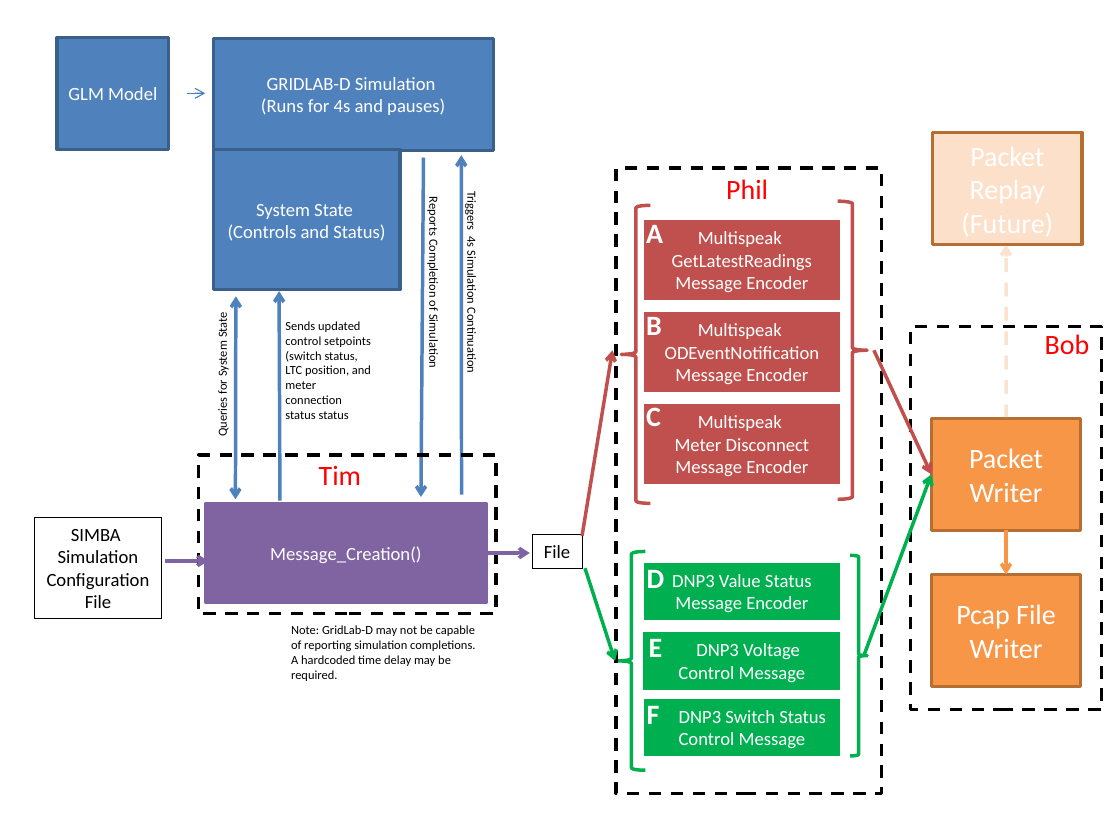
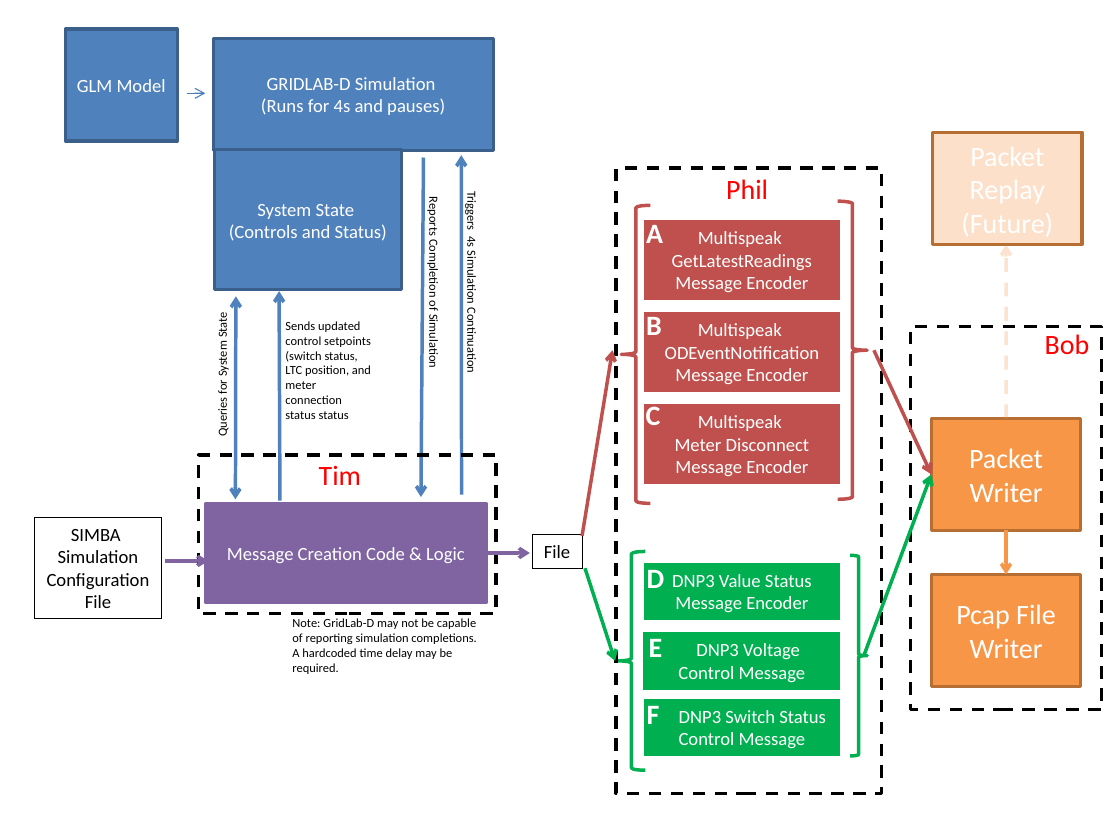
Before and after one commit to dpinney/RatDigest, a slide deck: slide 7 of Docs/SIMBAv2-HighLevel.pptx (slide 1 before the commit). Drawn at 1120x840 pixels with LibreOffice and Linux fonts; fonts in the diff are those of the drawing. Boxes give left, top, right and bottom in pixels: in the first picture for what was removed or moved away, otherwise in the second. Text is boxed around its words. In the diff, an @@ line names an element or a change of style, - is before the commit and + after.

```diff
--- a/Docs/SIMBAv2-HighLevel.pptx
+++ b/Docs/SIMBAv2-HighLevel.pptx
@@ rectangle "GLM Model" moved from (x1=57, y1=37, x2=169, y2=149) to (x1=65, y1=29, x2=177, y2=141) @@
@@ text in rectangle at (x1=227, y1=547, x2=465, y2=563): text changed @@
-Message_Creation()
+Message Creation Code & Logic
@@ text "Note: GridLab-D may not be ..." moved from (x1=291, y1=625, x2=475, y2=681) to (x1=292, y1=618, x2=476, y2=674) @@
```
Also in this commit, not shown: 2 other slides changed, 6 slides added, 1 other file.
